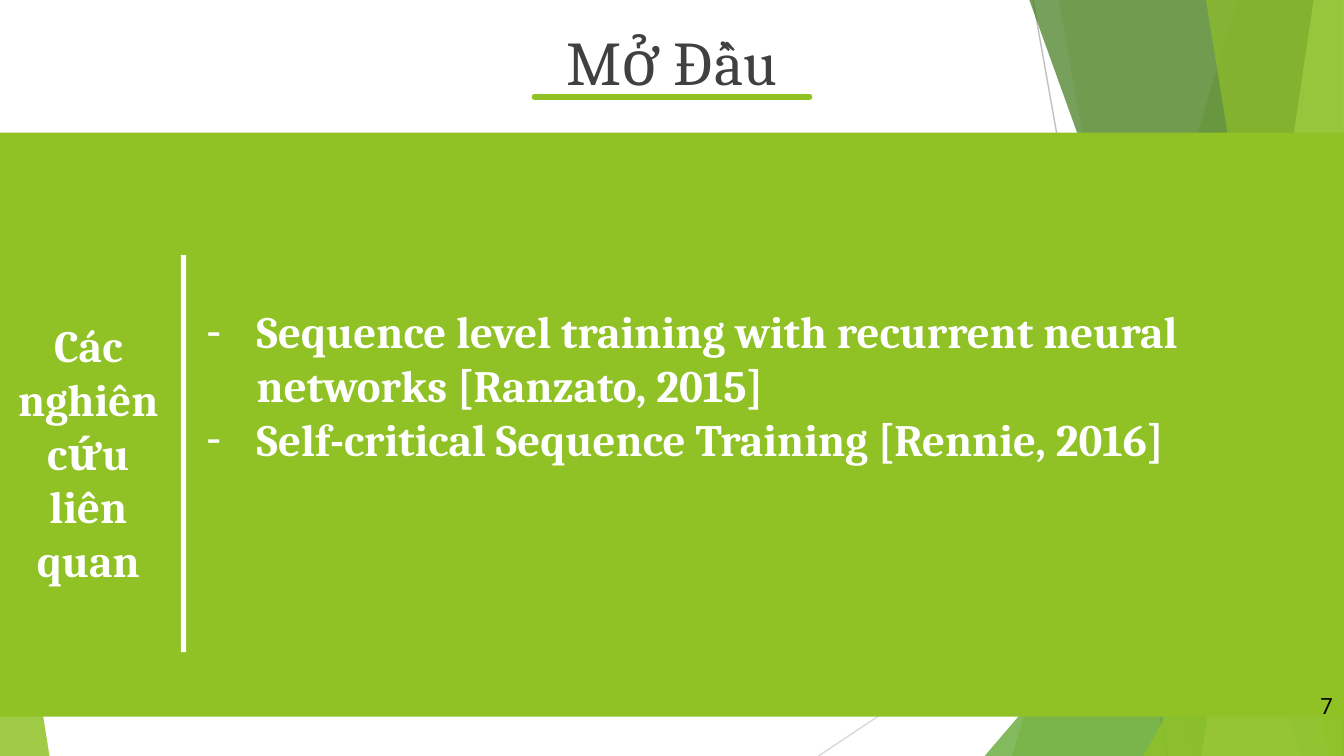
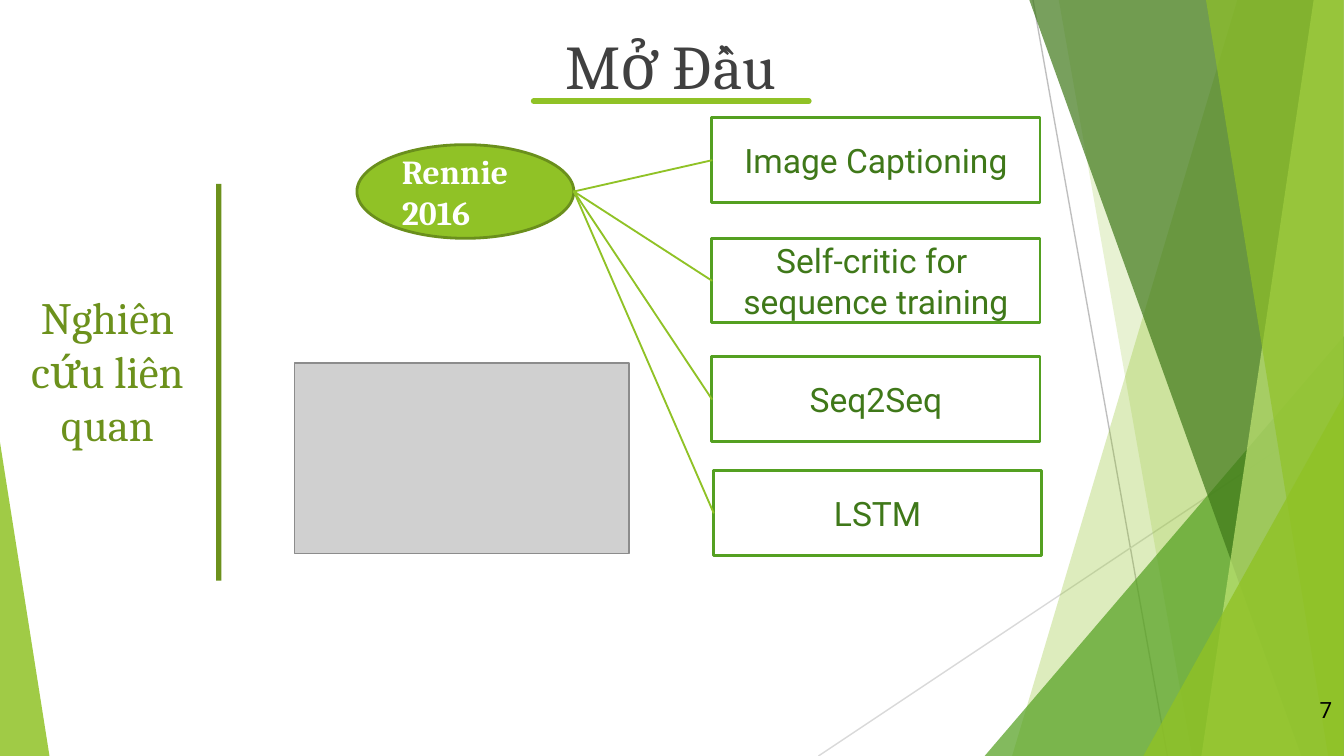
Before and after one commit to vanvibig/BaoCaoLuanVan, a slide deck: slide 7 of LVTN_Vi.pptx. Drawn at 1344x756 pixels with LibreOffice and Linux fonts; fonts in the diff are those of the drawing; grey boxes stand for pictures. Boxes give left, top, right and bottom in pixels: in the first picture for what was removed or moved away, otherwise in the second. Text is boxed around its words. In the diff, an @@ line names an element or a change of style, - is before the commit and + after.

```diff
--- a/LVTN_Vi.pptx
+++ b/LVTN_Vi.pptx
@@ 1 page number, 1 text, 1 line moved together from (x1=0, y1=19, x2=1344, y2=714) to (x1=0, y1=23, x2=1343, y2=718) @@
@@ rectangle added at (x1=712, y1=118, x2=1040, y2=203), fill #FFFFFF, outline #54A021 1.5 pt, 18 pt, text #3F7819 @@
+Image Captioning
@@ rectangle removed at (x1=0, y1=133, x2=1344, y2=718) @@
@@ ellipse added at (x1=358, y1=145, x2=574, y2=239), fill #90C226, outline #6B901C 1.5 pt, 18 pt, text #FFFFFF, bold @@
+Rennie 2016
@@ line added from (574, 192) to (712, 160), #90C226 1 pt @@
@@ rectangle moved from (x1=181, y1=255, x2=187, y2=652) to (x1=216, y1=184, x2=222, y2=581) @@
@@ rectangle at (x1=216, y1=184, x2=222, y2=581): fill #FFFFFF to #6C921D @@
@@ line added from (574, 192) to (712, 281), #90C226 1 pt @@
@@ line added from (574, 192) to (574, 192), #90C226 1 pt @@
@@ line added from (574, 192) to (712, 399), #90C226 1 pt @@
@@ line added from (574, 192) to (714, 513), #90C226 1 pt @@
@@ rectangle added at (x1=712, y1=238, x2=1040, y2=323), fill #FFFFFF, outline #54A021 1.5 pt, 18 pt, text #3F7819 @@
+Self-critic for
+sequence training
@@ text at (x1=41, y1=303, x2=183, y2=451): text changed; text colour #FFFFFF to #6C921D; bold off @@
-Các nghiên cứu liên quan
+Nghiên cứu liên quan
@@ text removed at (x1=257, y1=317, x2=1177, y2=466) @@
-– Sequence level training with recurrent neural networks [Ranzato, 2015]
-– Self-critical Sequence Training [Rennie, 2016]
@@ rectangle added at (x1=712, y1=358, x2=1040, y2=442), fill #FFFFFF, outline #54A021 1.5 pt, 18 pt, text #3F7819 @@
+Seq2Seq
@@ picture added at (x1=294, y1=363, x2=629, y2=554) @@
@@ rectangle added at (x1=714, y1=470, x2=1042, y2=555), fill #FFFFFF, outline #54A021 1.5 pt, 18 pt, text #3F7819 @@
+LSTM
```
Also in this commit, not shown: 15 other slides changed, 1 slide added, 1 slide removed, 1 other file.
